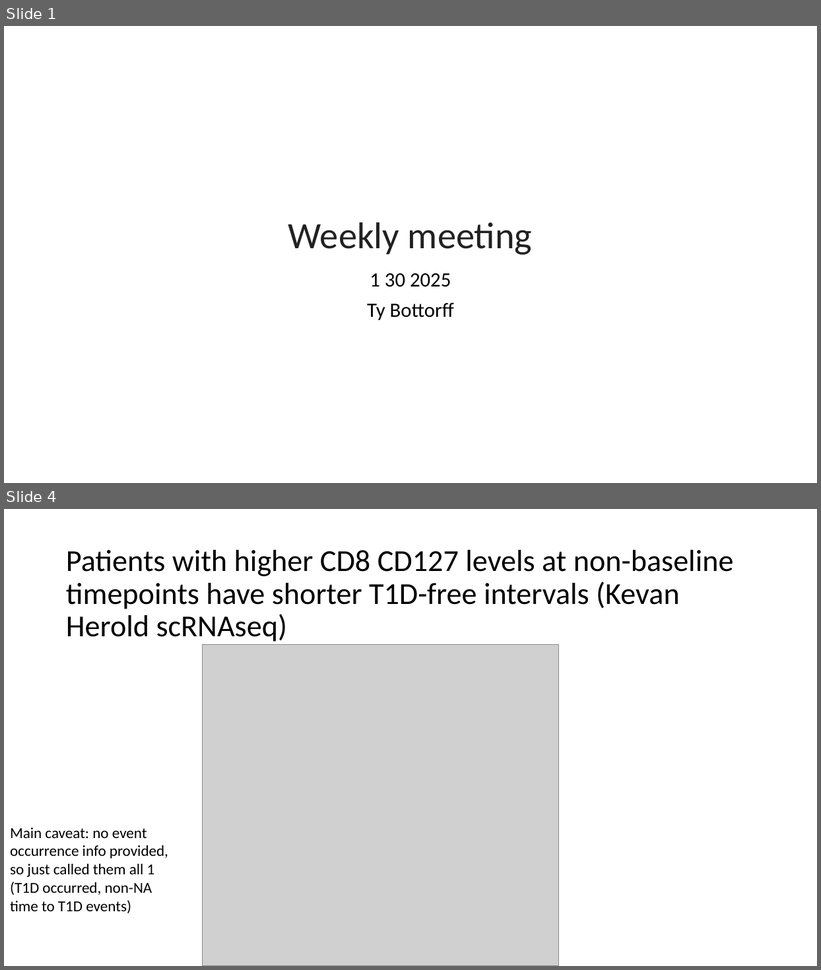
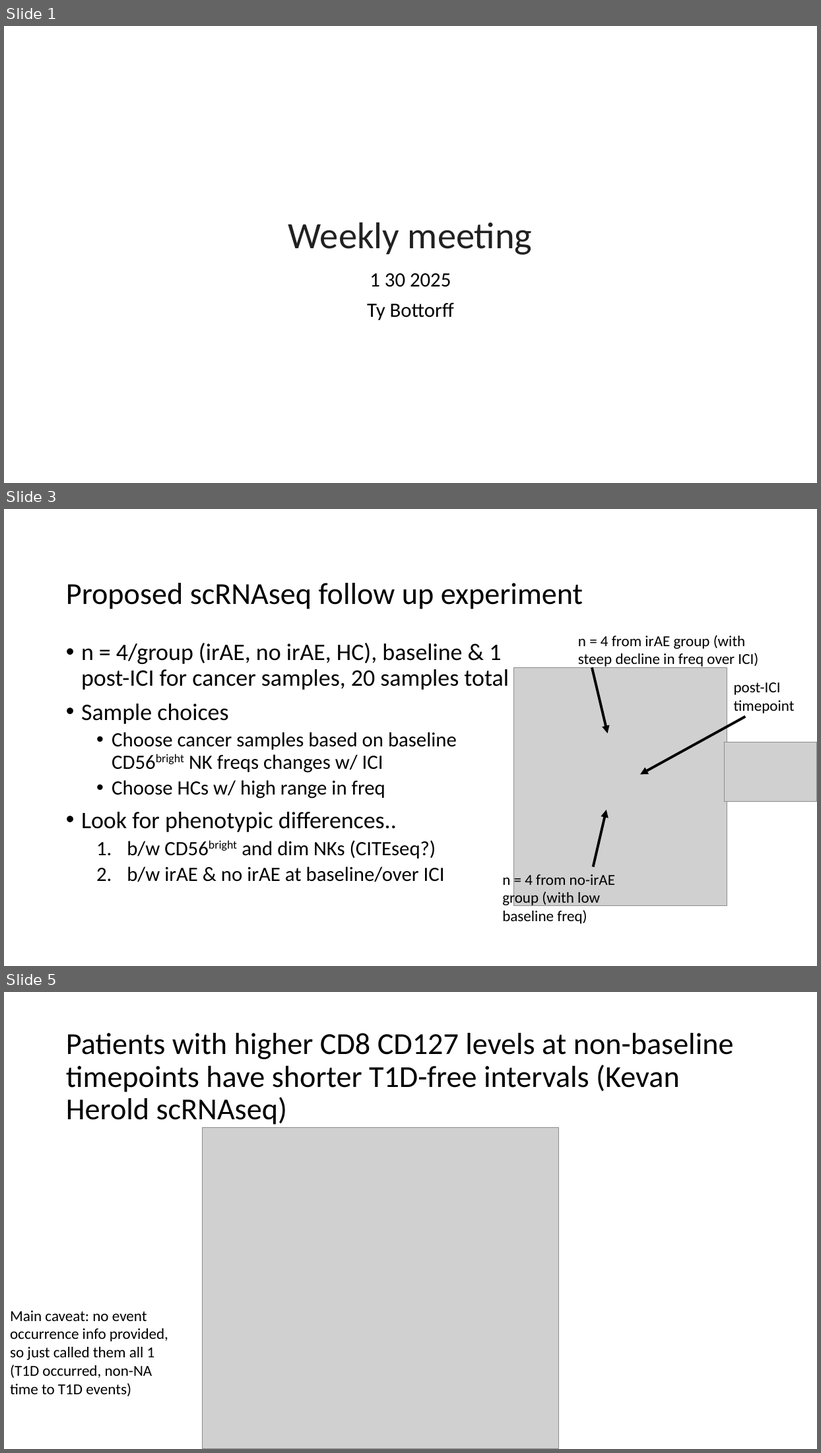
Before and after one commit to tybottorff/bottorffdocs, a slide deck: presentations/weekly_meetings/2025_1_30.pptx. Shown one above the other, each under a label of ours: slides 1 and 4 before the commit, slides 1, 3 and 5 after it; the slides between them are not shown. The pictures are 821x970 and 821x1453 pixels, drawn with LibreOffice and Linux fonts; fonts in the diff are those of the drawing; grey boxes stand for pictures. Boxes give left, top, right and bottom in pixels: in the first picture for what was removed or moved away, otherwise in the second. Text is boxed around its words. In the diff, an @@ line names an element or a change of style, - is before the commit and + after.

Commit message:
Clarify proposed exp followup for NCI proj

```diff
--- a/presentations/weekly_meetings/2025_1_30.pptx
+++ b/presentations/weekly_meetings/2025_1_30.pptx
@@ slide 3 added at [4, 509, 817, 966], background #FFFFFF @@
@@ title added at [66, 583, 583, 609], 36 pt, text #000000 @@
+Proposed scRNAseq follow up experiment
@@ text added at [81, 643, 509, 883], 24 pt, text #000000 @@
+• n = 4/group (irAE, no irAE, HC), baseline & 1 post-ICI for cancer samples, 20 samples total
+• Sample choices
+  • Choose cancer samples based on baseline CD56bright NK freqs changes w/ ICI
+  • Choose HCs w/ high range in freq
+• Look for phenotypic differences..
+  1. b/w CD56bright and dim NKs (CITEseq?)
+  2. b/w irAE & no irAE at baseline/over ICI
@@ text added at [578, 635, 758, 669], 18 pt, text #000000 @@
+n = 4 from irAE group (with steep decline in freq over ICI)
@@ picture added at [515, 667, 727, 906] @@
@@ arrow added from (592, 667) to (608, 733), #000000 3 pt @@
@@ text added at [734, 683, 795, 714], 18 pt, text #000000 @@
+post-ICI timepoint
@@ arrow added from (746, 717) to (640, 775), #000000 3 pt @@
@@ picture added at [725, 742, 817, 802] @@
@@ arrow added from (593, 867) to (607, 811), #000000 3 pt @@
@@ text added at [502, 875, 615, 924], 18 pt, text #000000 @@
+n = 4 from no-irAE group (with low baseline freq)
@@ what was slide 4 is now slide 5 @@
```
Also in this commit, not shown: 2 slides changed.
